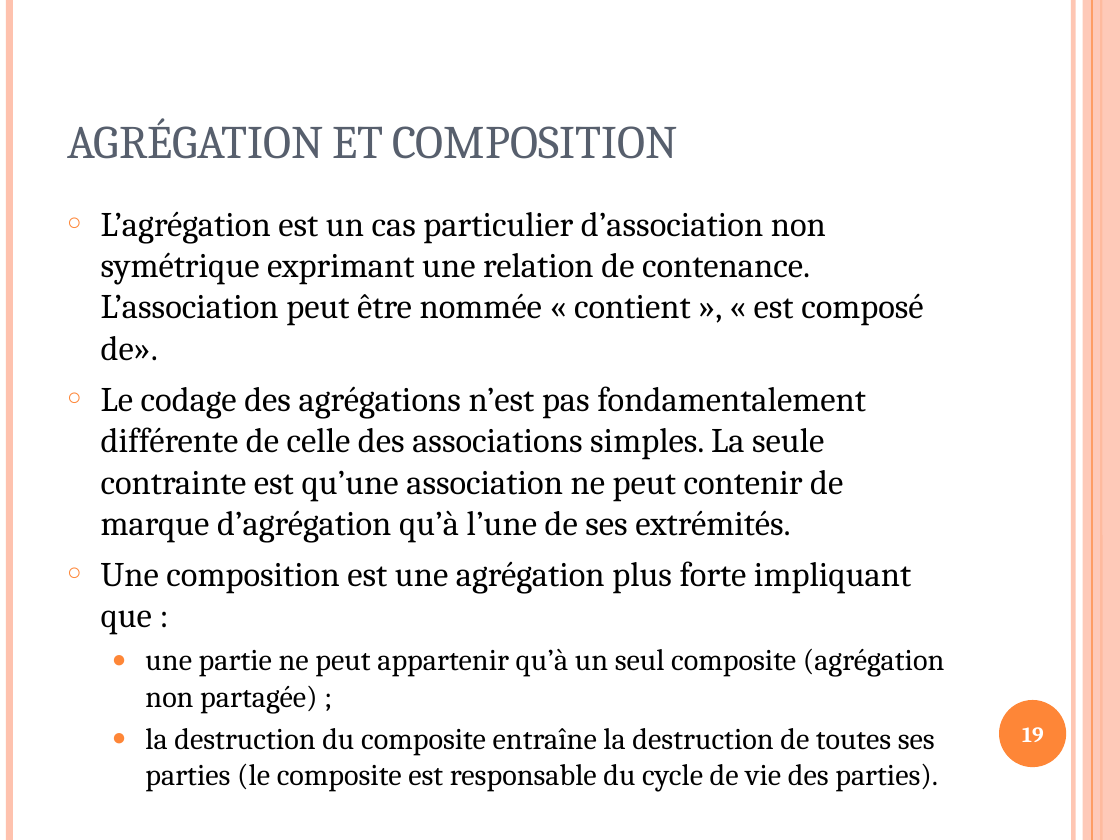
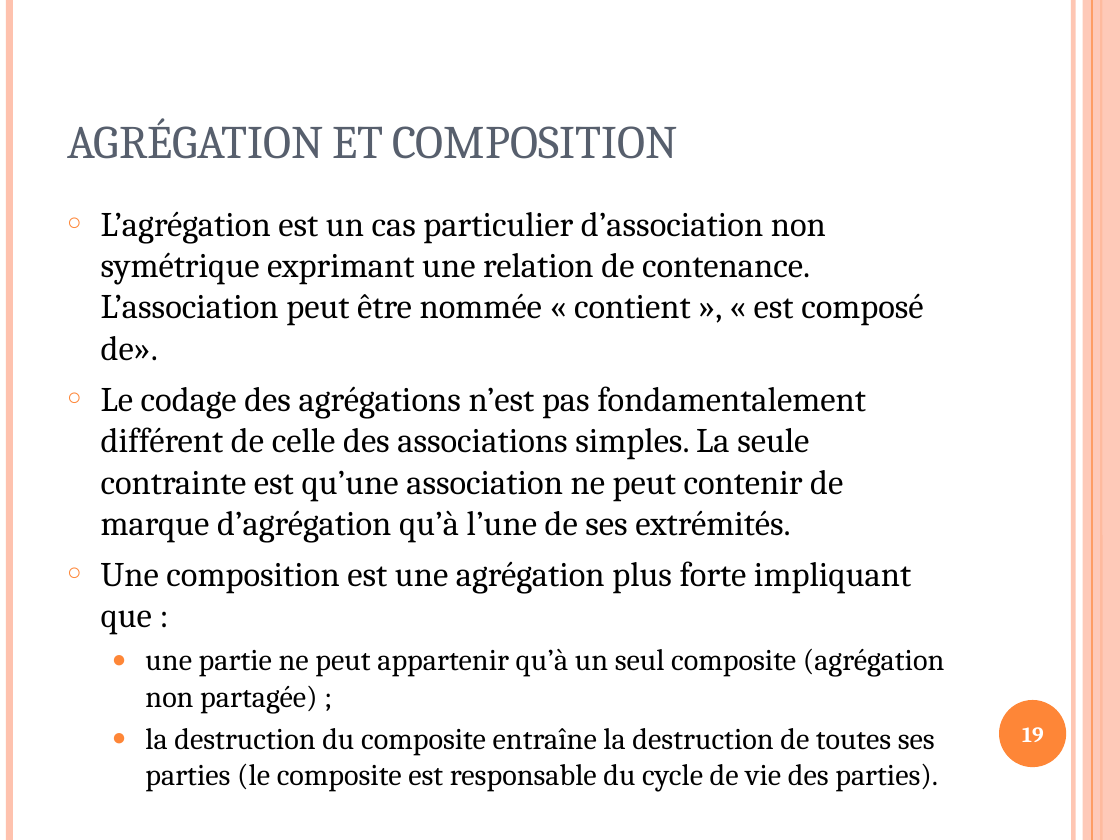
Before and after one commit to llissandre/CDA_2409_LL, a slide deck: slide 19 of 04 - PO/UML/0. Traduire UML en CSharp ou Java v1.0.1 ST.pptx. Drawn at 1120x840 pixels with LibreOffice and Linux fonts; fonts in the diff are those of the drawing. Boxes give left, top, right and bottom in pixels: in the first picture for what was removed or moved away, otherwise in the second. Text is boxed around its words. In the diff, an @@ line names an element or a change of style, - is before the commit and + after.

```diff
--- a/04 - PO/UML/0. Traduire UML en CSharp ou Java v1.0.1 ST.pptx
+++ b/04 - PO/UML/0. Traduire UML en CSharp ou Java v1.0.1 ST.pptx
@@ text at (101,386,866,543): text changed @@
-○ Le codage des agrégations n’est pas fondamentalement différente de celle des associations simples. La seule contrainte est qu’une association ne peut contenir de marque d’agrégation qu’à l’une de ses extrémités.
+○ Le codage des agrégations n’est pas fondamentalement différent de celle des associations simples. La seule contrainte est qu’une association ne peut contenir de marque d’agrégation qu’à l’une de ses extrémités.
```
Also in this commit, not shown: 1 other file.
